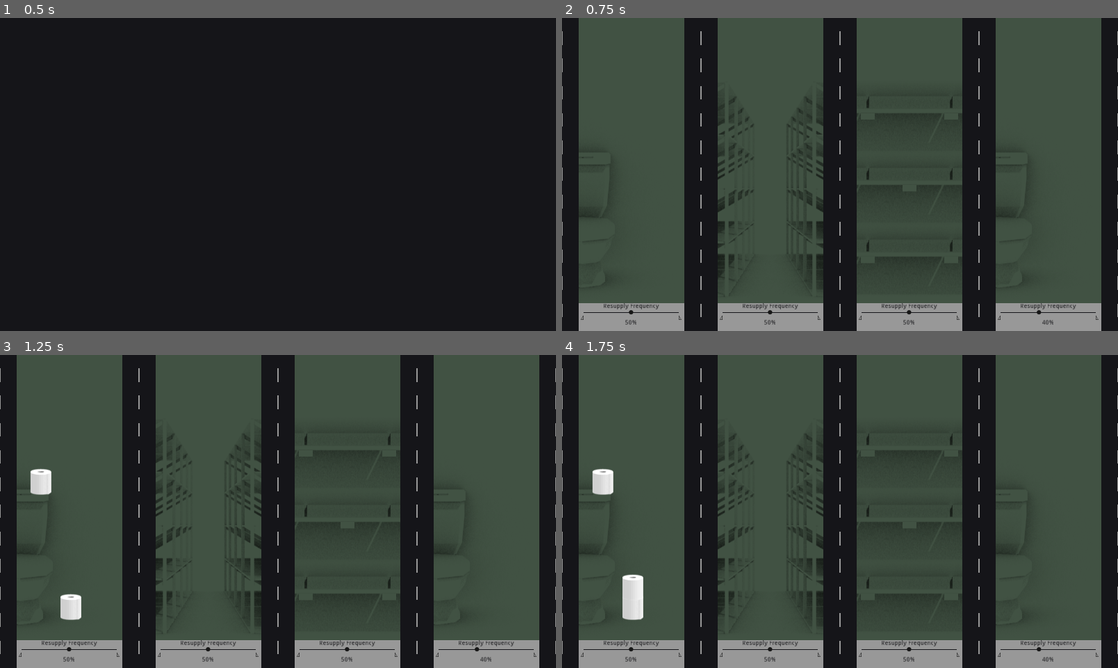
Above: before the commit, frames 1-4 (two rows, left to right).
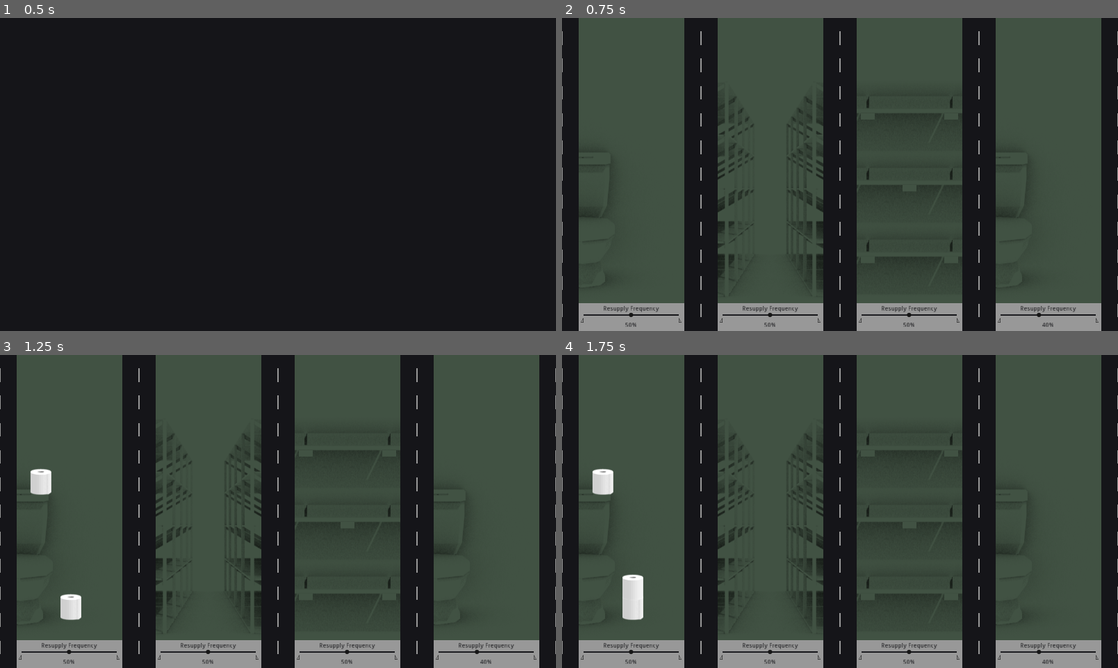
Above: after the commit, the same moments.

Repository: kevinlights/supply-chain
Game: Godot game, scene res://gui/menu.tscn
The game is run twice, just before and just after one commit, with the same random seed, the same clock (stepped at 60 frames per second) and the same inputs.
Inputs (mouse positions are in pixels of both pictures, inside the frame that each line leads up to):
- Up to frame 1 (0.5 s): no input
- Up to frame 2 (0.75 s): click "New" at 0.5 s
- Up to frame 3 (1.25 s): no input
- Up to frame 4 (1.75 s): tap Enter at 1.25 s; move the mouse to (962, 495) at 1.27 s; click (962, 495) at 1.42 s; tap Space (ui_select) at 1.52 s

Frame 1 is identical in both runs. In frame 2, 1.1% of the frame differs, in the area x 3-97%, y 91-99%; in frame 3, 1.1%; in frame 4, 1.1%.

Commit message:
Fixed vertical alignment of resupply panel.

Diff:
--- a/game_entities/supply_point/SupplyPoint.tscn
+++ b/game_entities/supply_point/SupplyPoint.tscn
@@ -323,27 +323,29 @@
 margin_bottom = 64.0
 rect_min_size = Vector2( 220, 64 )
 custom_constants/separation = 0
+alignment = 1
 __meta__ = {
 "_edit_use_anchors_": false
 }
 
 [node name="DemandLabel" type="Label" parent="SupplyPointVisual/VBoxContainer/Panel/VBoxContainer"]
+margin_top = 6.0
 margin_right = 220.0
-margin_bottom = 14.0
+margin_bottom = 20.0
 custom_colors/font_color = Color( 0.0862745, 0.0862745, 0.101961, 1 )
 text = "Resupply Frequency"
 align = 1
 
 [node name="Demand" type="HSlider" parent="SupplyPointVisual/VBoxContainer/Panel/VBoxContainer"]
-margin_top = 14.0
+margin_top = 20.0
 margin_right = 220.0
-margin_bottom = 28.0
+margin_bottom = 34.0
 theme = ExtResource( 2 )
 
 [node name="MarkerAnchor" type="Control" parent="SupplyPointVisual/VBoxContainer/Panel/VBoxContainer"]
-margin_top = 28.0
+margin_top = 34.0
 margin_right = 220.0
-margin_bottom = 38.0
+margin_bottom = 44.0
 rect_min_size = Vector2( 0, 10 )
 mouse_filter = 2
 
@@ -368,9 +370,9 @@
 }
 
 [node name="DemandValue" type="Label" parent="SupplyPointVisual/VBoxContainer/Panel/VBoxContainer"]
-margin_top = 38.0
+margin_top = 44.0
 margin_right = 220.0
-margin_bottom = 52.0
+margin_bottom = 58.0
 custom_colors/font_color = Color( 0.0862745, 0.0862745, 0.101961, 1 )
 text = "100%"
 align = 1
